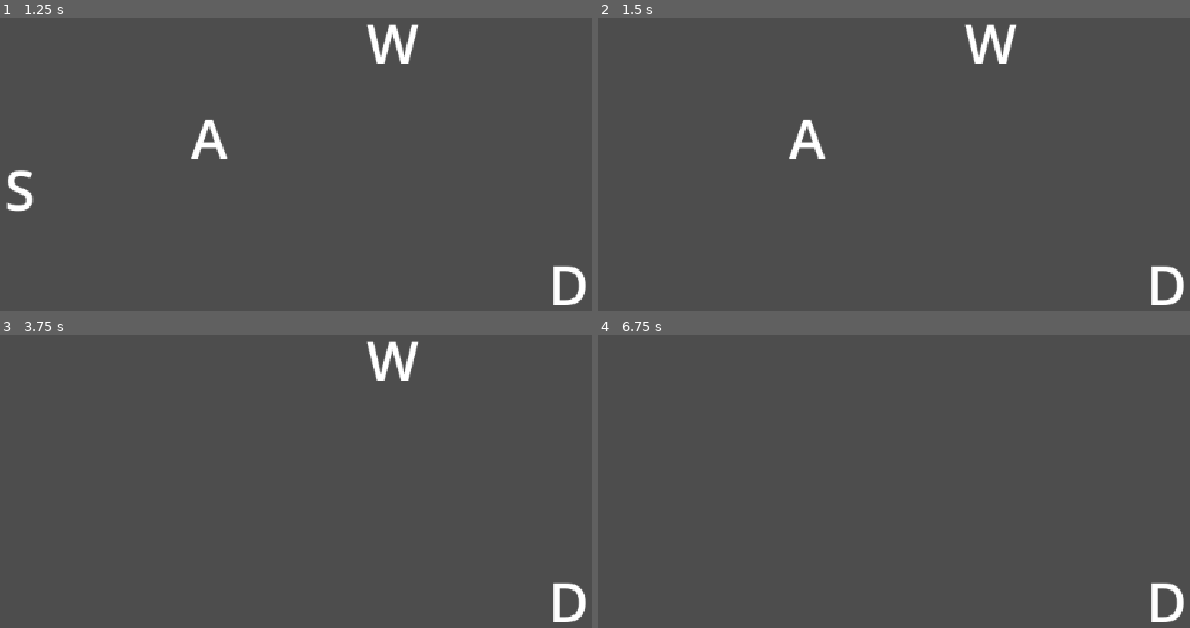
Above: before the commit, frames 1-4 (two rows, left to right).
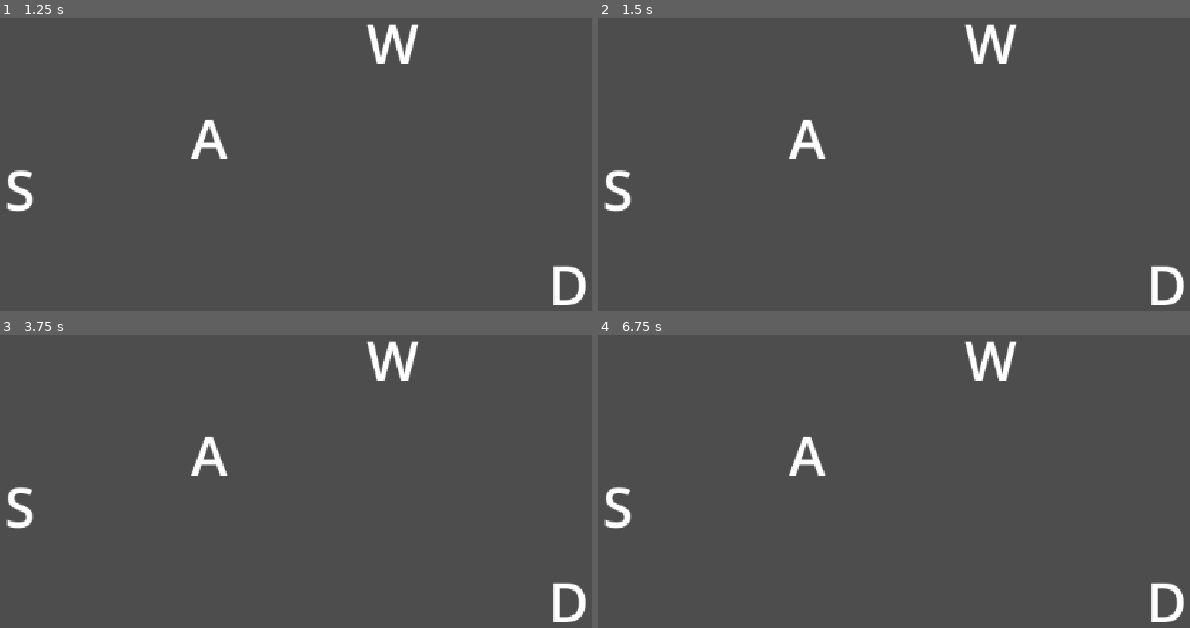
Above: after the commit, the same moments.

Repository: Triktor1/ComJamOn2026
Game: Godot game, scene res://escenas/Minigames/scenes/mini_guitarra.tscn
Same seed, same stepped clock (60 frames per second), same inputs: the game is played once before the commit and once after it. This scene is started directly instead of the project's main scene. The engine's default icon, where the game draws it, is replaced by a stand-in: a white triangle on a blue panel in a dark square.
Inputs (mouse positions are in pixels of both pictures, inside the frame that each line leads up to):
- Up to frame 1 (1.25 s): tap Enter at 0.5 s; move the mouse to (509, 102) at 0.52 s; hold D (Right) from 0.53 s (still down); hold Space (Space) from 0.53 s (still down)
- Up to frame 2 (1.5 s): move the mouse to (769, 146) at 1.27 s; release D (Right) at 1.28 s; release Space (Space) at 1.28 s; hold S (Down) from 1.28 s (still down); tap Z at 1.35 s
- Up to frame 3 (3.75 s): tap Enter at 2, 3.5 s; move the mouse to (414, 343) at 2.02 s; release S (Down) at 2.03 s; hold D (Right) 2.03-2.78 s; hold X 2.03-2.78 s; tap Space (Space) at 2.75, 2.85 s; move the mouse to (290, 531) at 2.77 s; hold W (Up) 2.78-3.53 s; move the mouse to (574, 510) at 3.52 s; hold A (Left) from 3.53 s (still down); hold Z from 3.53 s (still down)
- Up to frame 4 (6.75 s): tap Space (Space) at 4.25 s; move the mouse to (692, 373) at 4.27 s; release Z at 4.28 s; tap X at 4.35 s; move the mouse to (970, 443) at 5.02 s; release A (Left) at 5.03 s; hold S (Down) 5.03-5.78 s; hold Space (Space) 5.03-5.78 s; move the mouse to (outside the picture) at 5.77 s; hold D (Right) 5.78-6.53 s; tap Z at 5.85 s; move the mouse to (1107, 419) at 6.52 s; hold W (Up) from 6.53 s (still down); hold X from 6.53 s (still down)

Frame 1 is identical in both runs. In frame 2, 0.3% of the frame differs, in the area x 1-6%, y 51-67%; in frame 3, 0.7%; in frame 4, 1.3%, in the area x 1-71%, y 2-67%.

Commit message:
arreglo testeo Eri

Diff:
--- a/escenas/Minigames/scripts/mini_guitarra.gd
+++ b/escenas/Minigames/scripts/mini_guitarra.gd
@@ -10,6 +10,8 @@
 var current_key=0
 
 var heights:Array=[-174,-37,37,174]
+
+var done:bool=false
 
 # Called when the node enters the scene tree for the first time.
 func _ready() -> void:
@@ -37,20 +39,23 @@
 	label.global_position.y=heights[number-1]
 
 func _input(event: InputEvent) -> void:
-	if event is InputEventKey and event.pressed and not event.echo:
-		if event.is_action_pressed("Up") and keys_to_press[current_key]==1:
-			keys[current_key].text=""
-			current_key+=1
-		elif event.is_action_pressed("Left") and keys_to_press[current_key]==2:
-			keys[current_key].text=""
-			current_key+=1
-		elif event.is_action_pressed("Down") and keys_to_press[current_key]==3:
-			keys[current_key].text=""
-			current_key+=1
-		elif event.is_action_pressed("Right") and keys_to_press[current_key]==4:
-			keys[current_key].text=""
-			current_key+=1
-		else:
-			print("lose :(") #perder automaticamente
-		if current_key==4:
-			print("win :)") #win automatico
+	if not done:
+		if event is InputEventKey and event.pressed and not event.echo:
+			if event.is_action_pressed("Up") and keys_to_press[current_key]==1:
+				keys[current_key].text=""
+				current_key+=1
+			elif event.is_action_pressed("Left") and keys_to_press[current_key]==2:
+				keys[current_key].text=""
+				current_key+=1
+			elif event.is_action_pressed("Down") and keys_to_press[current_key]==3:
+				keys[current_key].text=""
+				current_key+=1
+			elif event.is_action_pressed("Right") and keys_to_press[current_key]==4:
+				keys[current_key].text=""
+				current_key+=1
+			else:
+				print("lose :(") #perder automaticamente
+				done=true
+			if current_key==4:
+				print("win :)") #win automatico
+				done=true
